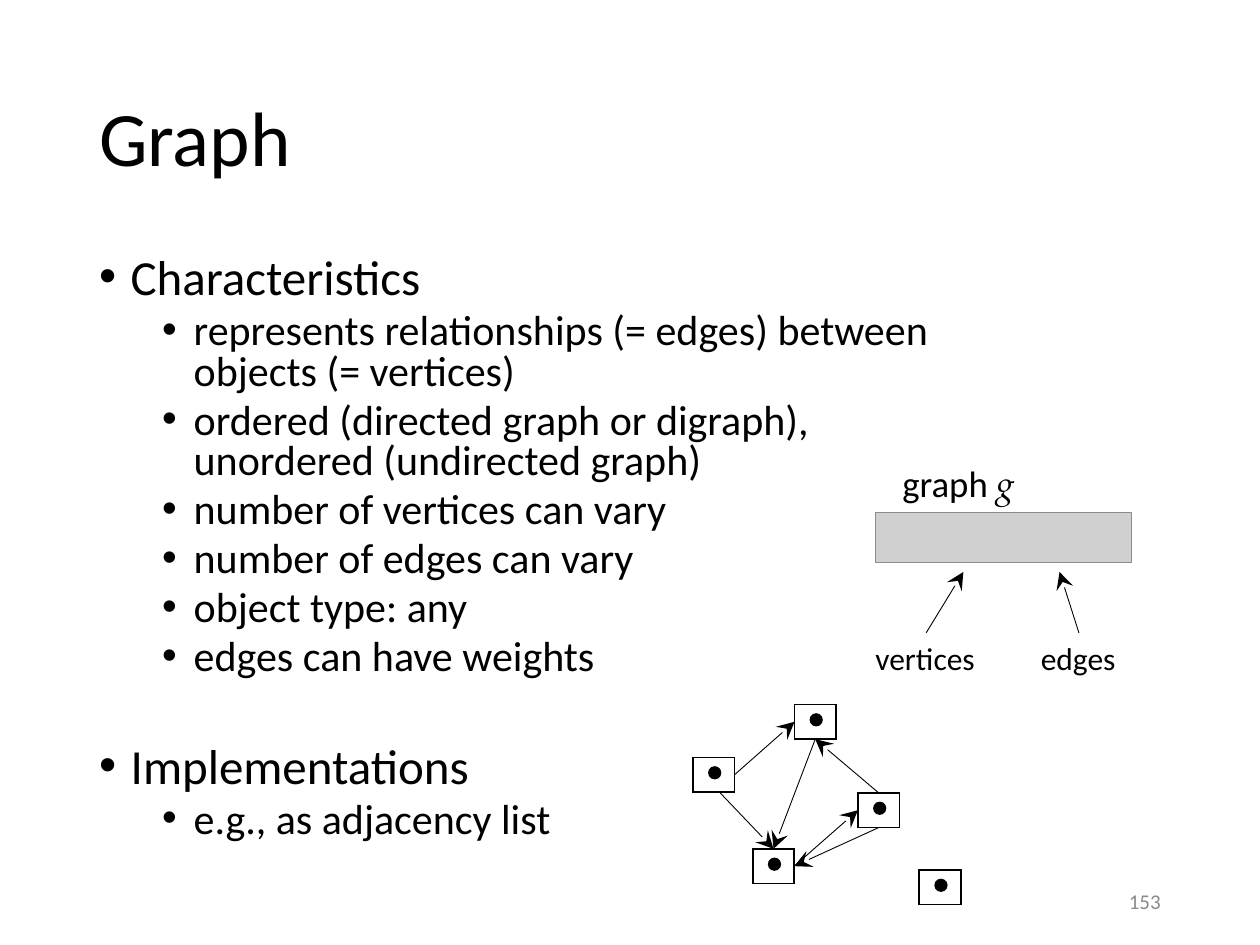
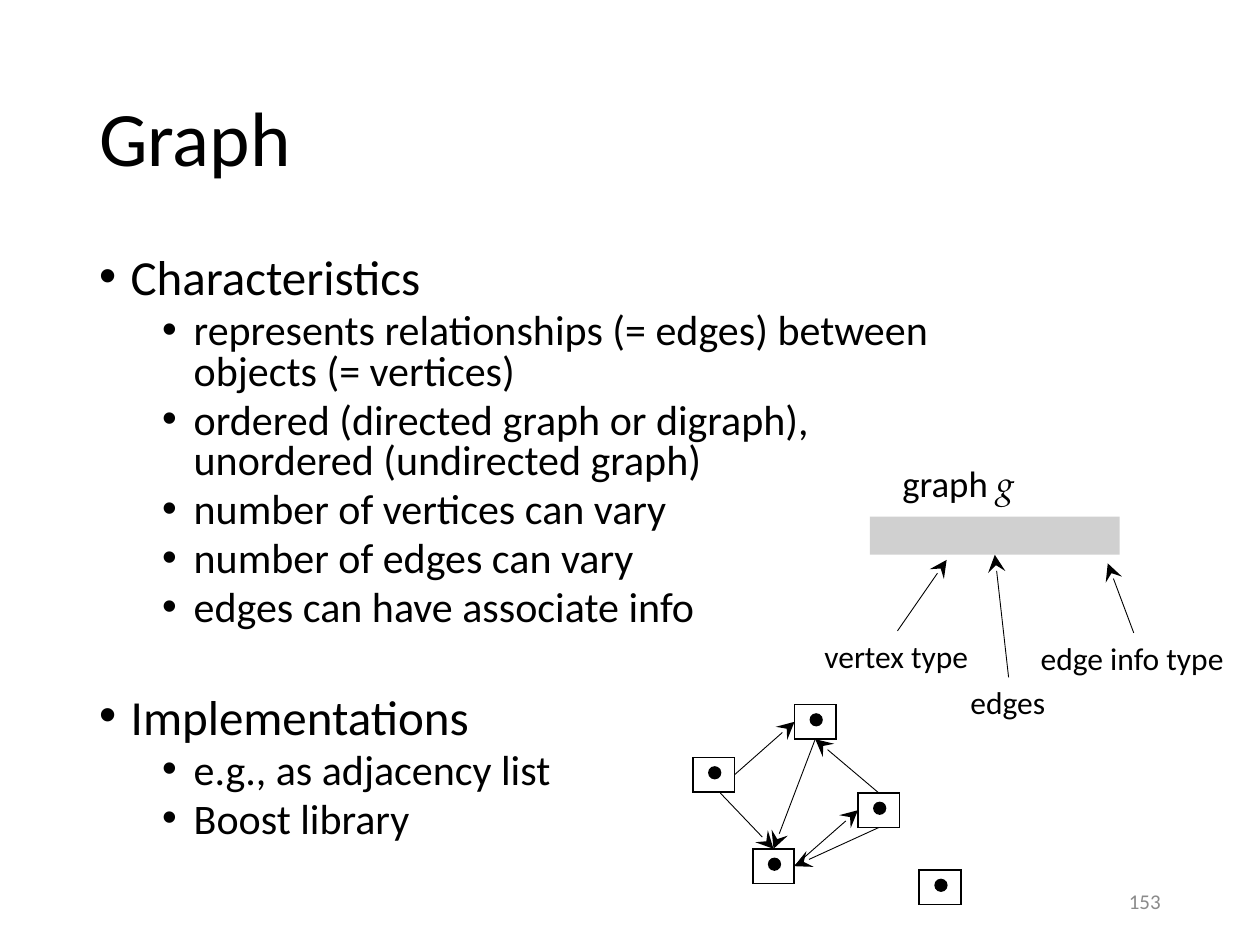
Before and after one commit to gjbex/training-material, a slide deck: slide 153 of CPlusPlus/scientific_cpp.pptx. Drawn at 1260x945 pixels with LibreOffice and Linux fonts; fonts in the diff are those of the drawing; grey boxes stand for pictures. Boxes give left, top, right and bottom in pixels: in the first picture for what was removed or moved away, otherwise in the second. Text is boxed around its words. In the diff, an @@ line names an element or a change of style, - is before the commit and + after.

Commit message:
Fix typos in container section

```diff
--- a/CPlusPlus/scientific_cpp.pptx
+++ b/CPlusPlus/scientific_cpp.pptx
@@ picture: place and size @@
-picture at [876, 513, 1131, 563]
+picture at [869, 517, 1119, 554]
@@ arrow moved from (926, 633) - (964, 572) to (897, 631) - (946, 559) @@
@@ arrow added from (1008, 678) to (995, 554), #000000 0.5 pt @@
@@ arrow moved from (1079, 633) - (1060, 572) to (1134, 633) - (1108, 563) @@
@@ text at [194, 592, 695, 630]: text changed @@
-  • object type: any
-  • edges can have weights
+  • edges can have associate info
@@ text at [824, 648, 968, 673]: text changed @@
-vertices
+vertex type
@@ text added at [1041, 648, 1223, 676], 18 pt, text #000000 @@
+edge info type
@@ text "edges": place and size @@
-text "edges" at [1041, 648, 1116, 676]
+text "edges" at [970, 692, 1045, 720]
@@ text at [194, 804, 409, 841]: paragraph added @@
+  • Boost library
```
Also in this commit, not shown: 9 other slides changed.
